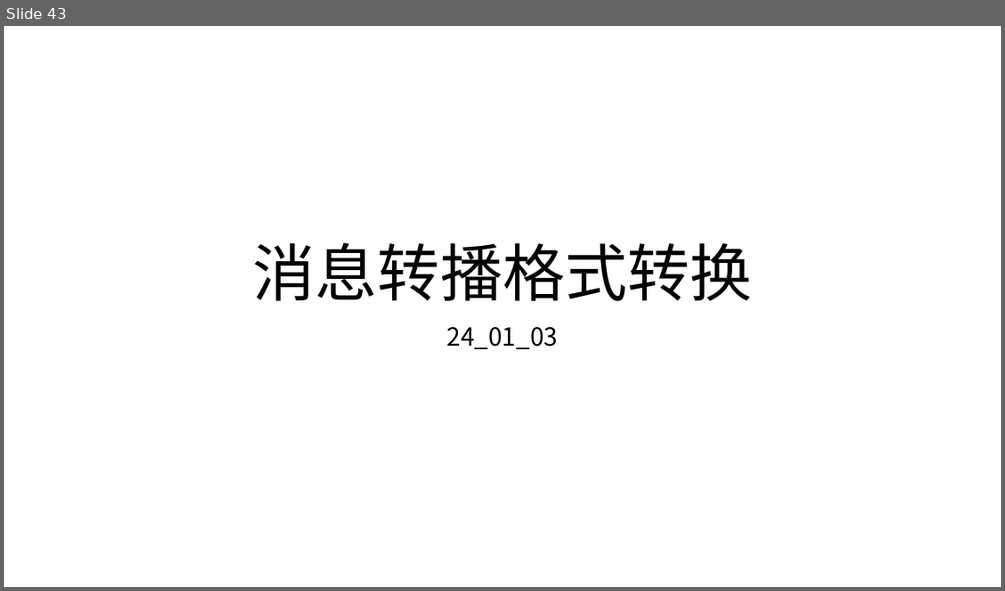
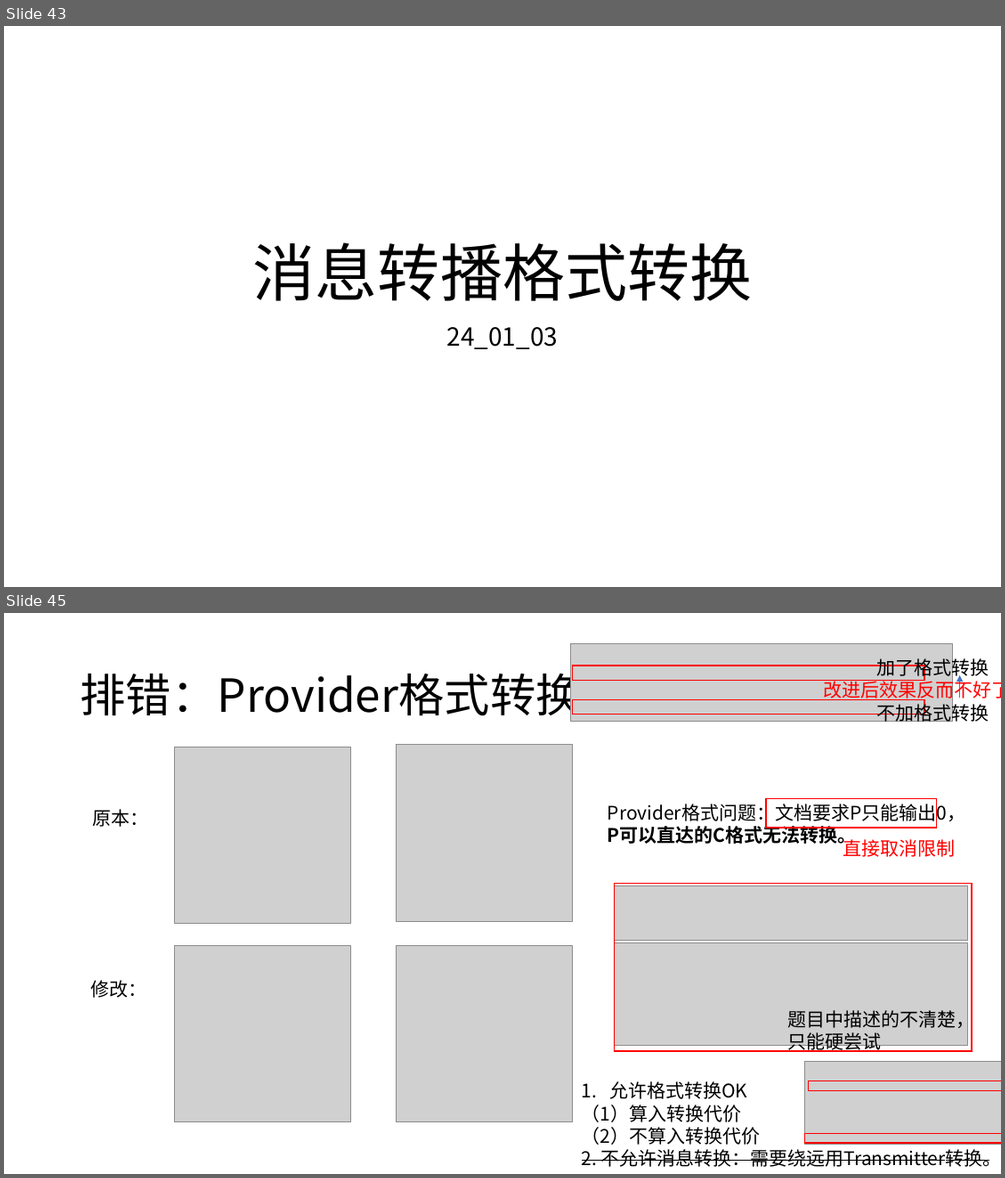
Before and after one commit to HuangDDU/hzy_algorithm, a slide deck: huawei/日志记录.pptx. Shown one above the other, each under a label of ours: slide 43 before the commit, slides 43 and 45 after it; the slides between them are not shown. The pictures are 1005x591 and 1005x1178 pixels, drawn with LibreOffice and Linux fonts; fonts in the diff are those of the drawing; grey boxes stand for pictures. Boxes give left, top, right and bottom in pixels: in the first picture for what was removed or moved away, otherwise in the second. Text is boxed around its words. In the diff, an @@ line names an element or a change of style, - is before the commit and + after.

```diff
--- a/huawei/日志记录.pptx
+++ b/huawei/日志记录.pptx
@@ slide 45 added at (x1=4, y1=613, x2=1001, y2=1174), background #FFFFFF @@
@@ title added at (x1=80, y1=666, x2=581, y2=722), 44 pt, text #000000 @@
+排错：Provider格式转换
@@ picture added at (x1=571, y1=644, x2=952, y2=722) @@
@@ rectangle added at (x1=573, y1=666, x2=924, y2=680), outline #FF0000 1 pt @@
@@ group added at (x1=823, y1=656, x2=1001, y2=724): 3 texts, 1 arrow @@
+加了格式转换
+不加格式转换
+改进后效果反而不好了，而且差距极大
@@ rectangle added at (x1=573, y1=699, x2=924, y2=714), outline #FF0000 1 pt @@
@@ picture added at (x1=396, y1=745, x2=573, y2=921) @@
@@ picture added at (x1=175, y1=747, x2=351, y2=924) @@
@@ rectangle added at (x1=766, y1=799, x2=937, y2=827), outline #FF0000 1 pt @@
@@ text added at (x1=93, y1=809, x2=149, y2=827), 18 pt, text #000000 @@
+原本：
@@ text added at (x1=607, y1=801, x2=965, y2=846), 18 pt, text #000000 @@
+Provider格式问题：文档要求P只能输出0，P可以直达的C格式无法转换。
@@ text added at (x1=843, y1=839, x2=955, y2=857), 18 pt, text #FF0000 @@
+直接取消限制
@@ picture added at (x1=615, y1=886, x2=967, y2=941) @@
@@ rectangle added at (x1=615, y1=884, x2=971, y2=1051), outline #FF0000 1 pt @@
@@ picture added at (x1=175, y1=946, x2=351, y2=1122) @@
@@ picture added at (x1=396, y1=946, x2=573, y2=1122) @@
@@ picture added at (x1=615, y1=943, x2=967, y2=1046) @@
@@ text added at (x1=91, y1=980, x2=147, y2=997), 18 pt, text #000000 @@
+修改：
@@ text added at (x1=787, y1=1007, x2=974, y2=1053), 18 pt, text #000000 @@
+题目中描述的不清楚，只能硬尝试
@@ picture added at (x1=805, y1=1061, x2=1001, y2=1144) @@
@@ text added at (x1=582, y1=1081, x2=1001, y2=1167), 18 pt, text #000000, strikethrough @@
+1. 允许格式转换OK
+（1）算入转换代价
+（2）不算入转换代价
+2. 不允许消息转换：需要绕远用Transmitter转换。
@@ rectangle added at (x1=808, y1=1080, x2=1001, y2=1090), outline #FF0000 1 pt @@
@@ rectangle added at (x1=805, y1=1133, x2=1001, y2=1143), outline #FF0000 1 pt @@
```
Also in this commit, not shown: 2 other slides added, 1 slide removed, 18 other files.
